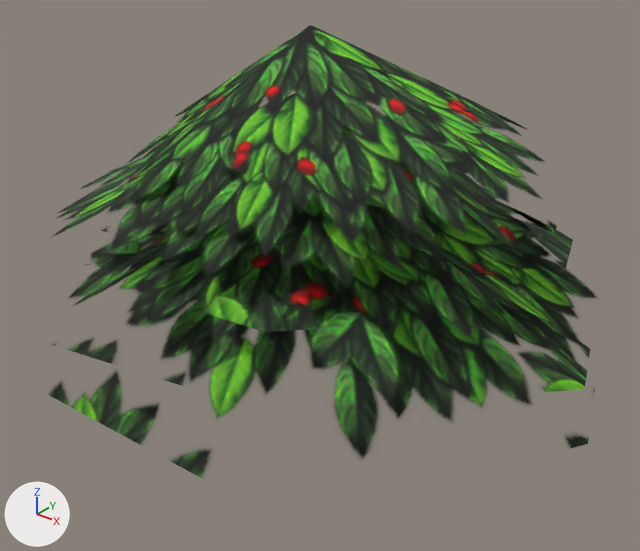
Two versions of the COLLADA model art/meshes/gaia/berrybush.dae, one commit apart.
The view is the same before and after, from a camera (50 mm lens) standing at (0.1423, -0.1674, 0.1205) and looking at (0.011, -0.0033, 0.0188). The axes (+X, +Y, +Z) are drawn at lower left. The lights are the same throughout. Where no turn or scale is listed for an object, it has been applied to the vertices.

The scene before the commit, as lines of its bpy script (objects in view):
```python
me_cone_002mesh = bpy.data.meshes.new('Cone_002Mesh')
me_cone_002mesh.from_pydata(...)  # 32 vertices, 28 faces; spans x -0.072..0.087, y -0.072..0.084, z -0.006..0.082
me_cone_002mesh.materials.append(mat_02___default)
ob_cone_002 = bpy.data.objects.new('Cone_002', me_cone_002mesh)
ob_cone_002.location = (0.0, 0.0, 0.0)
```
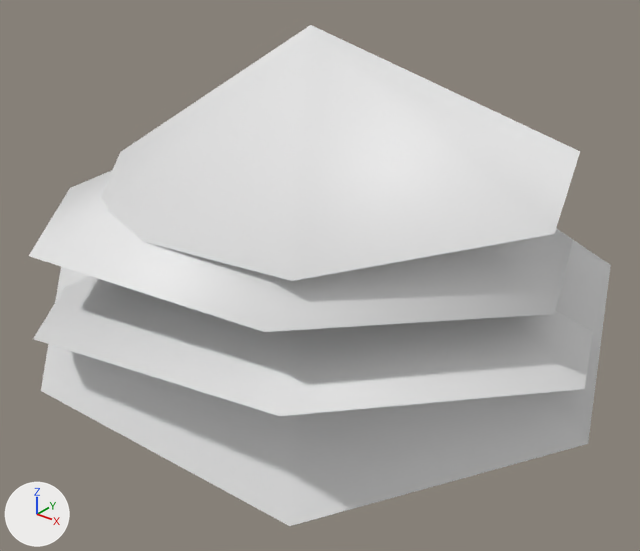
Diff of the bpy script that builds the scene:
```diff
--- a/art/meshes/gaia/berrybush.dae.py
+++ b/art/meshes/gaia/berrybush.dae.py
@@ me_cone_002mesh @@
 me_cone_002mesh.from_pydata(...)  # 32 vertices, 28 faces; spans x -0.072..0.087, y -0.072..0.084, z -0.006..0.082
-me_cone_002mesh.materials.append(mat_02___default)
```

Boxes (x1, y1, x2, y2) around the edits, measured in the pictures (640 x 551 px):
'Cone_002', recoloured (green to white): (29, 25, 611, 526) in both
